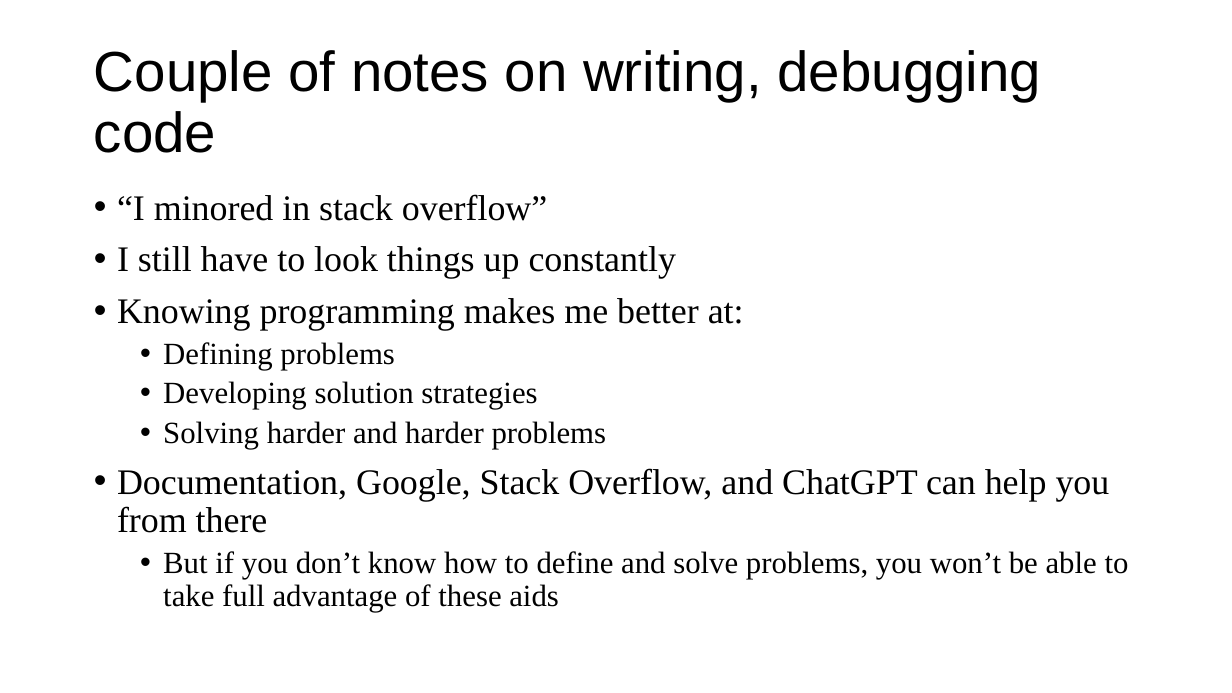
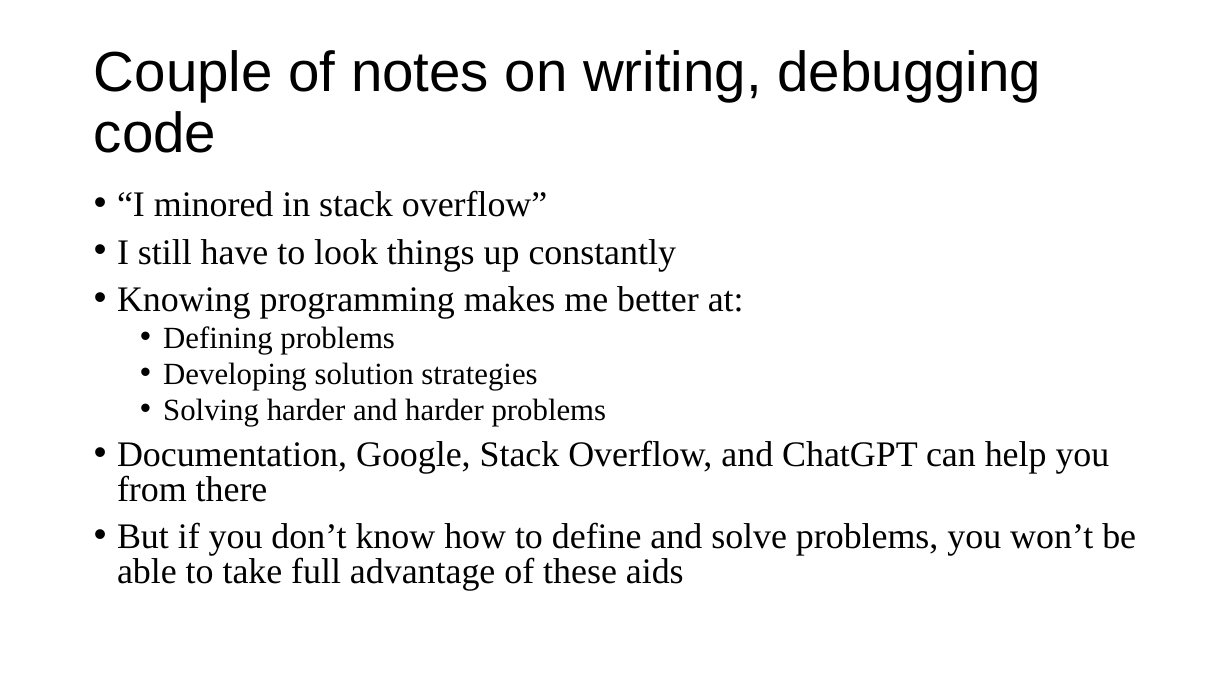
Before and after one commit to a5creel/intro_to_programming, a slide deck: slide 23 of lecture_material/1_think_like_computer.pptx. Drawn at 1232x693 pixels with LibreOffice and Linux fonts; fonts in the diff are those of the drawing. Boxes give left, top, right and bottom in pixels: in the first picture for what was removed or moved away, otherwise in the second. Text is boxed around its words. In the diff, an @@ line names an element or a change of style, - is before the commit and + after.

```diff
--- a/lecture_material/1_think_like_computer.pptx
+++ b/lecture_material/1_think_like_computer.pptx
@@ text "“I minored in stack overflow”" at box(117, 190, 1136, 590): size 24 to 28 pt in "But if you don’t know how to ..."; line spacing 0.9 to 0.8; list level 2 to 1 in "But if you don’t know ..." @@
```
Also in this commit, not shown: 12 other slides changed, 4 other files.
